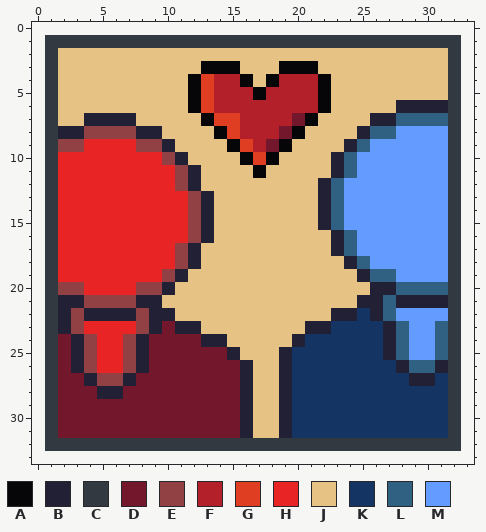
Pixel-art file -- sprites/friend.aseprite. Above, as it was before the edit.
32x32 pixels, 1 frame. The old version is drawn lined up with the new one, on the new canvas.
Palette (. is transparent): A #060608  B #222034  C #333941  D #73172d  E #914043  F #b4202a  G #df3e23  H #e82424  J #e6c384  K #143464  L #306082  M #639bff
After:
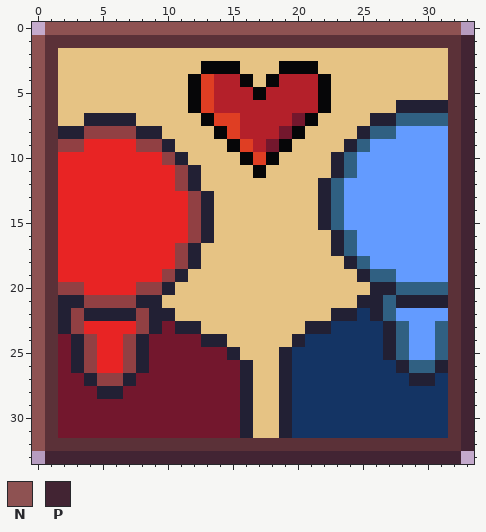
Colours new in this view: N #8e5252  P #422433
Difference:
canvas 32x32 -> 34x34, the old top-left corner now at 1,1
colour C: #333941 -> #5b3138
y 0: x 1..32 ................................ -> NNNNNNNNNNNNNNNNNNNNNNNNNNNNNNNN
y 1..32: x 0 . -> N; x 33 . -> P
y 33: x 1..32 ................................ -> PPPPPPPPPPPPPPPPPPPPPPPPPPPPPPPP
Boxes around the changes in both pictures, in picture pixels (x1, y1, x2, y2):
changed: (32, 22, 474, 464)
